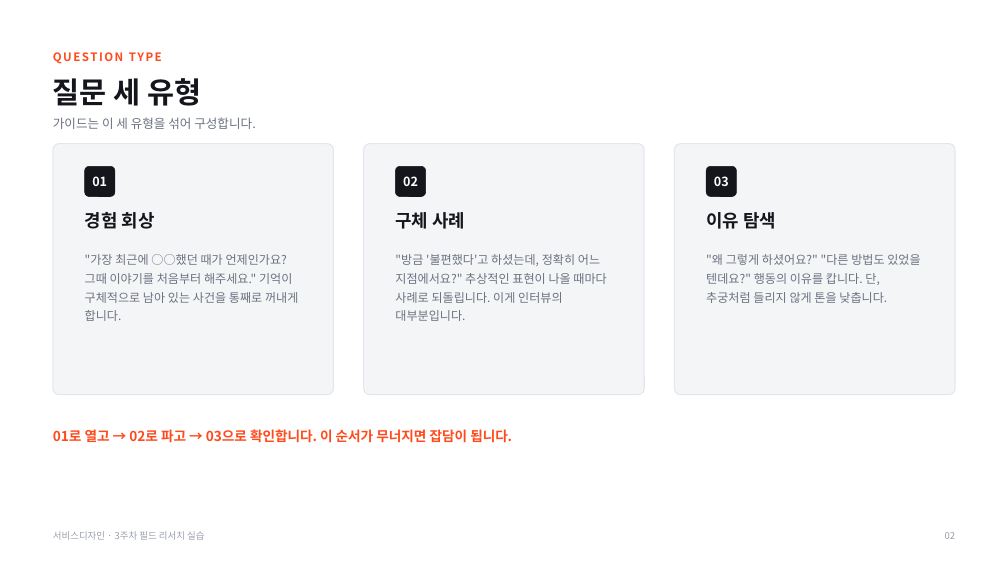
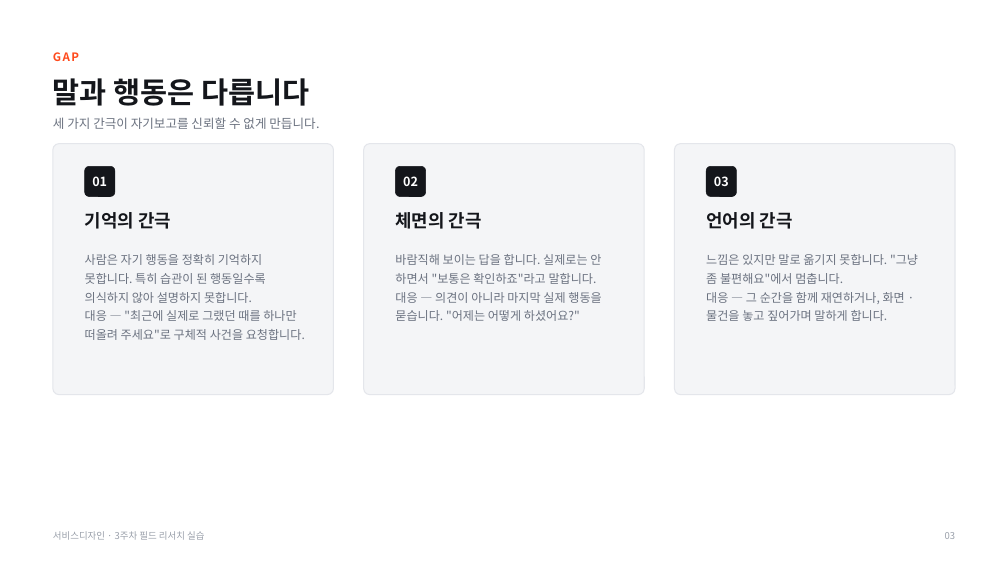
Before and after one commit to design-eng/MIN.D, a slide deck: slide 5 of dist/weeks/서비스디자인_03주차_필드리서치.pptx. Drawn at 1008x567 pixels with LibreOffice and Linux fonts; fonts in the diff are those of the drawing. Boxes give left, top, right and bottom in pixels: in the first picture for what was removed or moved away, otherwise in the second. Text is boxed around its words. In the diff, an @@ line names an element or a change of style, - is before the commit and + after.

```diff
--- a/dist/weeks/서비스디자인_03주차_필드리서치.pptx
+++ b/dist/weeks/서비스디자인_03주차_필드리서치.pptx
@@ text at box(53, 52, 79, 61): text changed @@
-QUESTION TYPE
+GAP
@@ text at box(53, 78, 309, 106): text changed @@
-질문 세 유형
+말과 행동은 다릅니다
@@ text at box(53, 117, 319, 129): text changed @@
-가이드는 이 세 유형을 섞어 구성합니다.
+세 가지 간극이 자기보고를 신뢰할 수 없게 만듭니다.
@@ text at box(85, 212, 171, 229): text changed @@
-경험 회상
+기억의 간극
@@ text at box(395, 212, 482, 229): text changed @@
-구체 사례
+체면의 간극
@@ text at box(706, 212, 793, 229): text changed @@
-이유 탐색
+언어의 간극
@@ text at box(85, 254, 305, 340): text changed @@
-"가장 최근에 ○○했던 때가 언제인가요? 그때 이야기를 처음부터 해주세요." 기억이 구체적으로 남아 있는 사건을 통째로 꺼내게 합니다.
+사람은 자기 행동을 정확히 기억하지 못합니다. 특히 습관이 된 행동일수록 의식하지 않아 설명하지 못합니다.
+대응 — "최근에 실제로 그랬던 때를 하나만 떠올려 주세요"로 구체적 사건을 요청합니다.
@@ text at box(395, 254, 601, 321): text changed @@
-"방금 '불편했다'고 하셨는데, 정확히 어느 지점에서요?" 추상적인 표현이 나올 때마다 사례로 되돌립니다. 이게 인터뷰의 대부분입니다.
+바람직해 보이는 답을 합니다. 실제로는 안 하면서 "보통은 확인하죠"라고 말합니다.
+대응 — 의견이 아니라 마지막 실제 행동을 묻습니다. "어제는 어떻게 하셨어요?"
@@ text at box(706, 254, 918, 321): text changed @@
-"왜 그렇게 하셨어요?" "다른 방법도 있었을 텐데요?" 행동의 이유를 캅니다. 단, 추궁처럼 들리지 않게 톤을 낮춥니다.
+느낌은 있지만 말로 옮기지 못합니다. "그냥 좀 불편해요"에서 멈춥니다.
+대응 — 그 순간을 함께 재연하거나, 화면 · 물건을 놓고 짚어가며 말하게 합니다.
@@ text removed at box(53, 429, 512, 443) @@
-01로 열고 → 02로 파고 → 03으로 확인합니다. 이 순서가 무너지면 잡담이 됩니다.
```
Also in this commit, not shown: 10 other slides changed, 6 slides added, 6 slides removed, 5 other files.
